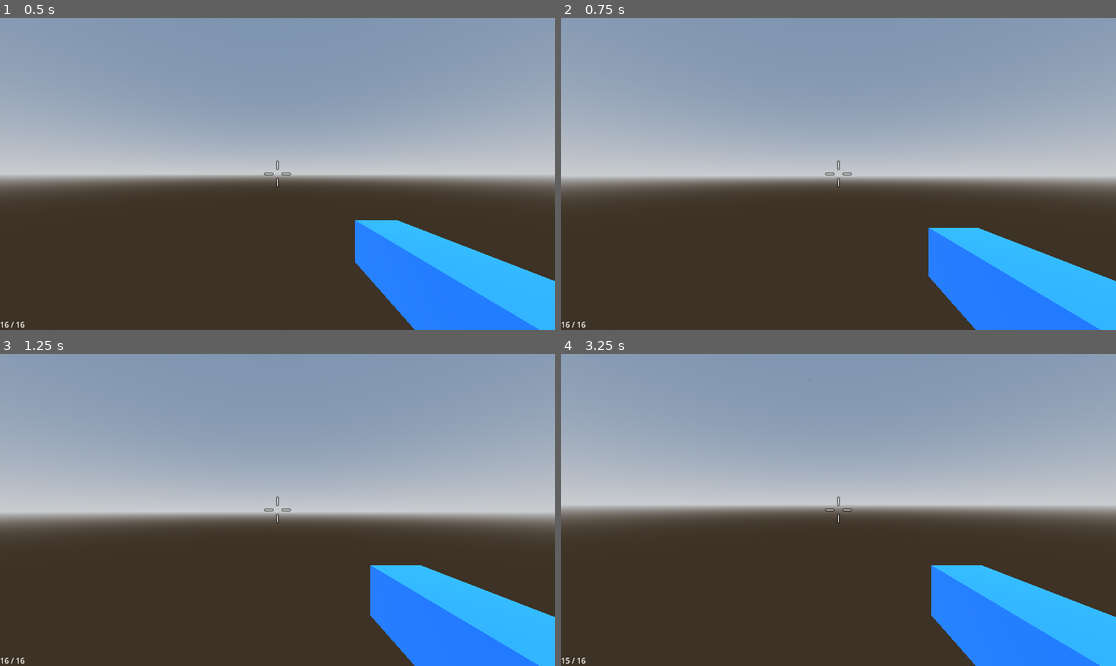
Above: before the commit, frames 1-4 (two rows, left to right).
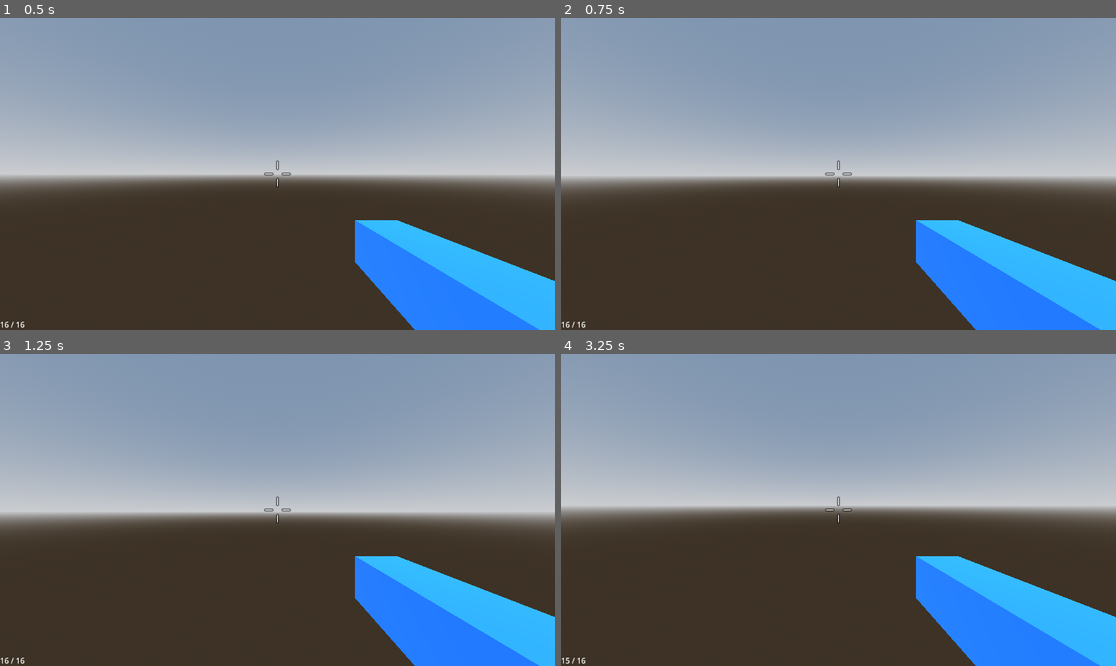
Above: after the commit, the same moments.

Repository: rsrasmu2/Brackeys2025
Game: Godot game, scene res://assets/main/main.tscn
The game is run twice, just before and just after one commit, with the same random seed, the same clock (stepped at 60 frames per second) and the same inputs.
Inputs (mouse positions are in pixels of both pictures, inside the frame that each line leads up to):
- Up to frame 1 (0.5 s): no input
- Up to frame 2 (0.75 s): tap Enter at 0.5 s; move the mouse to (866, 174) at 0.52 s; hold W (move_forward) from 0.53 s (still down); hold Shift (sprint, bound only before the commit) from 0.53 s (still down)
- Up to frame 3 (1.25 s): keep holding W (move_forward); keep holding Shift (sprint, bound only before the commit); tap Space (jump) at 0.77 s
- Up to frame 4 (3.25 s): keep holding W (move_forward); tap Space (jump) at 1.25, 1.52, 3.02 s; move the mouse to (810, 510) at 1.27 s; release Shift (sprint, bound only before the commit) at 1.28 s; click (810, 510) at 1.35 s; tap Shift (sprint, bound only before the commit) at 1.55, 2.85 s; move the mouse to (849, 503) at 2.02 s; hold Shift (sprint, bound only before the commit) 2.03-2.78 s; tap Enter at 2.75 s; move the mouse to (832, 516) at 2.77 s

Frame 1 is identical in both runs. In frame 2, 0.5% of the frame differs, in the area x 63-75%, y 64-88%; in frame 3, 0.6%; in frame 4, 0.7%, in the area x 44-100%, y 8-100%.

Commit message:
Add dashing

Diff:
--- a/assets/player/dash.gd
+++ /dev/null
@@ -1,13 +0,0 @@
-extends Node
-
-@export var charges: int = 1
-@export var cooldown: float = 2
-
-# Called when the node enters the scene tree for the first time.
-func _ready() -> void:
-	pass # Replace with function body.
-
-
-# Called every frame. 'delta' is the elapsed time since the previous frame.
-func _process(delta: float) -> void:
-	pass
--- /dev/null
+++ b/assets/player/dash/dash.gd
@@ -0,0 +1,46 @@
+extends Node
+
+@export var dasher: Player
+
+@export var dash_speed: float = 20
+@export var dash_duration: float = 0.1:
+	set(value):
+		dash_duration = value
+		$DashTimer.wait_time = dash_duration
+
+@export var max_charges: int = 1
+@export var cooldown: float = 1.8:
+	set(value):
+		cooldown = value
+		$Cooldown.wait_time = cooldown
+
+@onready var remaining_charges: int = self.max_charges:
+	set(value):
+		var new_charges: int = clamp(value, 0, max_charges)
+		remaining_charges = new_charges
+
+func _ready() -> void:
+	$DashTimer.wait_time = dash_duration
+	$Cooldown.wait_time = cooldown
+
+func _input(event: InputEvent) -> void:
+	if event.is_action_pressed("dash") and $Cooldown.is_stopped() and remaining_charges > 0:
+		dash()
+
+func dash() -> void:
+	remaining_charges -= 1
+	dasher.current_dash_speed = dash_speed
+	$DashTimer.start()
+	if $Cooldown.is_stopped():
+		$Cooldown.start()
+
+
+func _on_cooldown_timeout() -> void:
+	remaining_charges += 1
+	if remaining_charges != max_charges:
+		$Cooldown.start()
+
+
+func _on_dash_timer_timeout() -> void:
+	var tween: Tween = get_tree().create_tween()
+	tween.tween_property(dasher, "current_dash_speed", 0, 0.5).set_trans(Tween.TRANS_CUBIC).set_ease(Tween.EASE_OUT)
--- /dev/null
+++ b/assets/player/dash/dash.tscn
@@ -0,0 +1,17 @@
+[gd_scene load_steps=2 format=3 uid="uid://bajfnk64q8mhi"]
+
+[ext_resource type="Script" uid="uid://d0gxh32exbwxl" path="res://assets/player/dash/dash.gd" id="1_4qvqg"]
+
+[node name="Dash" type="Node"]
+script = ExtResource("1_4qvqg")
+
+[node name="DashTimer" type="Timer" parent="."]
+wait_time = 0.2
+one_shot = true
+
+[node name="Cooldown" type="Timer" parent="."]
+wait_time = 1.8
+one_shot = true
+
+[connection signal="timeout" from="DashTimer" to="." method="_on_dash_timer_timeout"]
+[connection signal="timeout" from="Cooldown" to="." method="_on_cooldown_timeout"]
--- a/assets/player/player.gd
+++ b/assets/player/player.gd
@@ -4,21 +4,24 @@
 const ACCELERATION: float = 20.0
 const STOP_FORCE: float = 40.0
 const SPEED: float = 5.0
-const JUMP_VELOCITY: float = 5.5;
-const SPRINT_MULT: float = 1.6
+const JUMP_VELOCITY: float = 5.5
 const FIRING_MULT: float = 0.7
 
 const GRAVITY: float = 9.8
 
-signal is_sprinting_changed(is_sprinting: bool)
+var current_dash_speed: float = 0:
+	set(value):
+		if current_dash_speed != value:
+			current_dash_speed = value
+			velocity.x = _target_velocity.x * current_dash_speed
+			velocity.z = _target_velocity.y * current_dash_speed
 
-var is_sprinting: bool = false:
-	set(value):
-		if is_sprinting != value:
-			is_sprinting = value
-			emit_signal(is_sprinting_changed.get_name(), is_sprinting)
+var is_dashing: bool:
+	get():
+		return current_dash_speed != 0
 
 var _delta: float = 0
+var _target_velocity: Vector2
 var _in_air: bool = false
 var _is_firing: bool = false
 
@@ -43,16 +46,14 @@
 	move_and_slide()
 
 func set_horizontal_velocity(direction: Vector2) -> void:
-	if direction == Vector2.ZERO:
-		is_sprinting = false
-
-	var target_velocity: Vector2 = direction * SPEED
+	_target_velocity = direction * SPEED
+	print(_target_velocity)
+	var target_velocity: Vector2 = _target_velocity
 	if _is_firing:
 		target_velocity *= FIRING_MULT
-	elif is_sprinting:
-		target_velocity *= SPRINT_MULT
-	velocity.x = target_velocity.x
-	velocity.z = target_velocity.y
+	if not is_dashing:
+		velocity.x = target_velocity.x
+		velocity.z = target_velocity.y
 
 func try_jump() -> void:
 	if is_on_floor():
@@ -60,5 +61,3 @@
 
 func _on_gun_firing_changed(is_firing: bool) -> void:
 	_is_firing = is_firing
-	if _is_firing and is_sprinting:
-		is_sprinting = false
--- a/assets/player/player.tscn
+++ b/assets/player/player.tscn
@@ -3,11 +3,11 @@
 [ext_resource type="Script" uid="uid://d0djxk6bebcvl" path="res://assets/player/mouse_rotation.gd" id="1_d6veg"]
 [ext_resource type="Script" uid="uid://dmbr33yr2d1ck" path="res://assets/player/player.gd" id="1_v2miy"]
 [ext_resource type="Script" uid="uid://saiatjsdyypn" path="res://assets/player/player_movement.gd" id="2_h6syq"]
-[ext_resource type="Texture2D" uid="uid://ceh4xbfgvp1x4" path="res://assets/player/crosshair012.png" id="2_ouxva"]
+[ext_resource type="Texture2D" uid="uid://ceh4xbfgvp1x4" path="res://assets/player/ui/crosshair012.png" id="2_ouxva"]
 [ext_resource type="Script" uid="uid://131tkdjps5ux" path="res://assets/player/player_camera.gd" id="2_tb4ck"]
 [ext_resource type="PackedScene" uid="uid://b4xojb6sb1hqf" path="res://assets/gun/gun.tscn" id="2_toylo"]
-[ext_resource type="Script" uid="uid://dmneh2j38qw20" path="res://assets/player/ammo.gd" id="5_tb4ck"]
-[ext_resource type="Script" uid="uid://d0gxh32exbwxl" path="res://assets/player/dash.gd" id="8_kwvpd"]
+[ext_resource type="Script" uid="uid://dmneh2j38qw20" path="res://assets/player/ui/ammo.gd" id="5_tb4ck"]
+[ext_resource type="PackedScene" uid="uid://bajfnk64q8mhi" path="res://assets/player/dash/dash.tscn" id="8_kwvpd"]
 
 [sub_resource type="CapsuleShape3D" id="CapsuleShape3D_hgb4b"]
 
@@ -77,13 +77,9 @@
 script = ExtResource("2_h6syq")
 target = NodePath("..")
 
-[node name="Dash" type="Node" parent="."]
-script = ExtResource("8_kwvpd")
+[node name="Dash" parent="." node_paths=PackedStringArray("dasher") instance=ExtResource("8_kwvpd")]
+dasher = NodePath("..")
 
-[node name="Cooldown" type="Timer" parent="Dash"]
-wait_time = 2.0
-
-[connection signal="is_sprinting_changed" from="." to="PlayerCamera" method="_on_player_is_sprinting_changed"]
 [connection signal="ammo_changed" from="PlayerCamera/Gun" to="PlayerCamera/UI/Ammo" method="_on_gun_ammo_changed"]
 [connection signal="current_ammo_changed" from="PlayerCamera/Gun" to="PlayerCamera/UI/Ammo" method="_on_gun_current_ammo_changed"]
 [connection signal="firing_changed" from="PlayerCamera/Gun" to="." method="_on_gun_firing_changed"]
--- a/assets/player/player_movement.gd
+++ b/assets/player/player_movement.gd
@@ -4,13 +4,9 @@
 @export var target: Player
 
 func _process(_delta: float) -> void:
-	var direction: Vector2 = Input.get_vector("move_left", "move_right", "move_forward", "move_backward")
+	var direction: Vector2 = Input.get_vector("move_left", "move_right", "move_forward", "move_backward").normalized()
 	direction = direction.rotated(-target.rotation.y)
 	target.set_horizontal_velocity(direction)
 
 	if Input.is_action_just_pressed("jump"):
 		target.try_jump()
-
-func _input(event: InputEvent) -> void:
-	if event.is_action_pressed("sprint"):
-		target.is_sprinting = !target.is_sprinting
--- a/project.godot
+++ b/project.godot
@@ -74,7 +74,7 @@
 "events": [Object(InputEventMouseButton,"resource_local_to_scene":false,"resource_name":"","device":-1,"window_id":0,"a …(253 unchanged characters)…
 ]
 }
-sprint={
+dash={
 "deadzone": 0.2,
 "events": [Object(InputEventKey,"resource_local_to_scene":false,"resource_name":"","device":-1,"window_id":0,"alt_press …(195 unchanged characters)…
 ]
Renamed: assets/player/dash.gd.uid -> assets/player/dash/dash.gd.uid
Renamed: assets/player/ammo.gd -> assets/player/ui/ammo.gd
Renamed: assets/player/ammo.gd.uid -> assets/player/ui/ammo.gd.uid
Renamed: assets/player/crosshair012.png -> assets/player/ui/crosshair012.png
Not shown, changed: assets/player/ui/crosshair012.png.import
